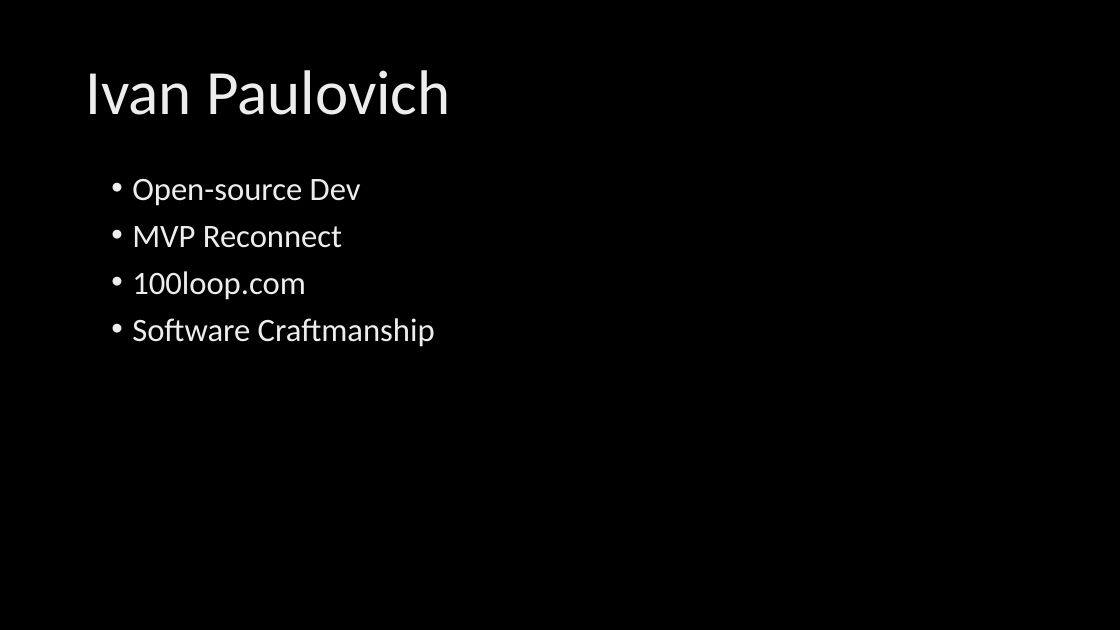
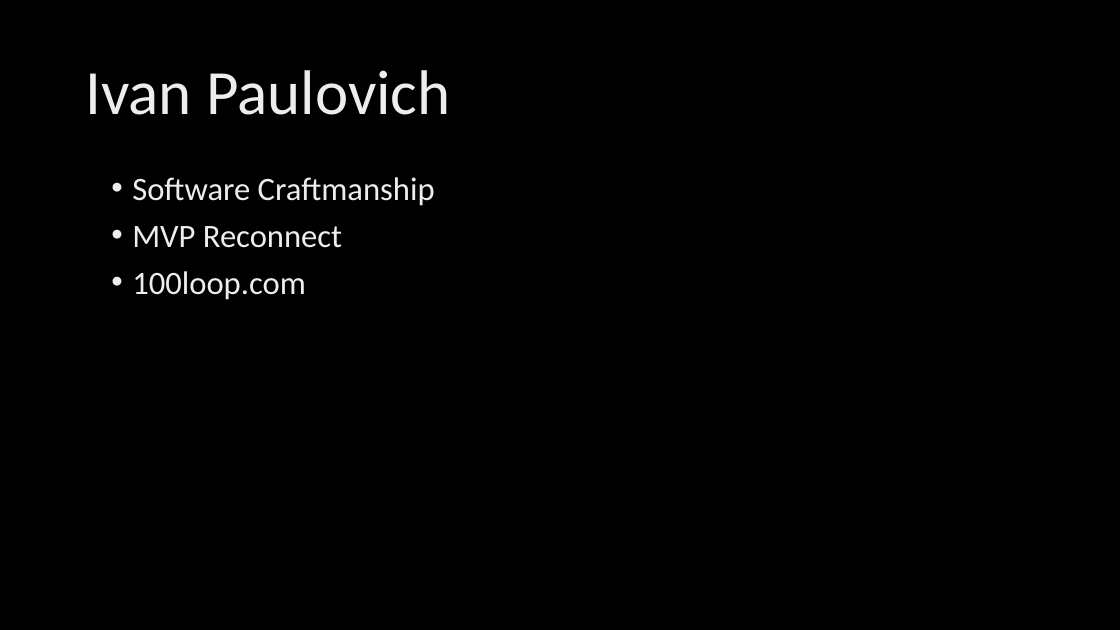
Before and after one commit to ivanpaulovich/event-sourcing-jambo, a slide deck: slide 2 of docs/Event-Sourcing.pptx. Drawn at 1120x630 pixels with LibreOffice and Linux fonts; fonts in the diff are those of the drawing; background and template pictures are left out. Boxes give left, top, right and bottom in pixels: in the first picture for what was removed or moved away, otherwise in the second. Text is boxed around its words. In the diff, an @@ line names an element or a change of style, - is before the commit and + after.

```diff
--- a/docs/Event-Sourcing.pptx
+++ b/docs/Event-Sourcing.pptx
@@ text at (132,177,435,206): text changed @@
-• Open-source Dev
+• Software Craftmanship
@@ text at (132,318,435,347): paragraph removed @@
-• Software Craftmanship
```
Also in this commit, not shown: 6 other slides changed.
